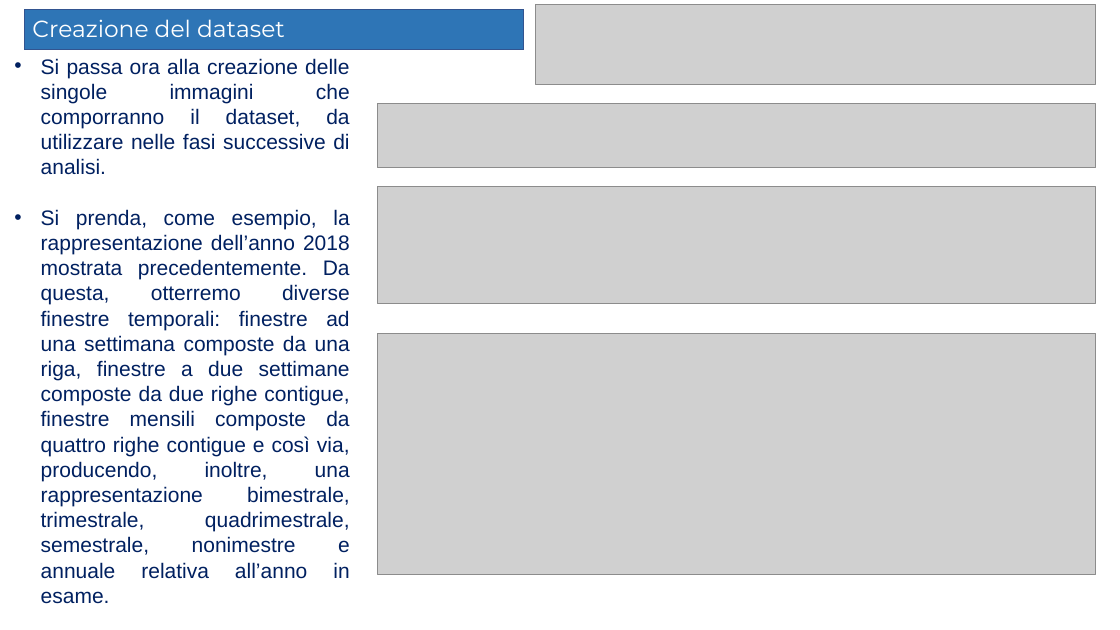
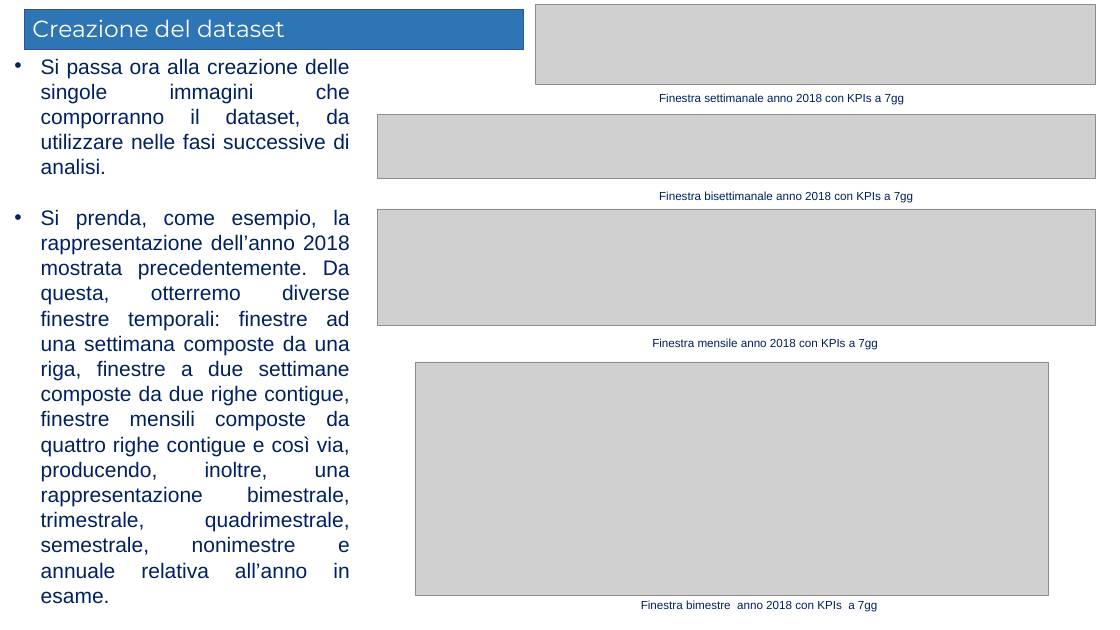
Before and after one commit to Elmaravilla7/Tesi, a slide deck: slide 25 of Presentazione204898.pptx. Drawn at 1120x630 pixels with LibreOffice and Linux fonts; fonts in the diff are those of the drawing; grey boxes stand for pictures; background and template pictures are left out. Boxes give left, top, right and bottom in pixels: in the first picture for what was removed or moved away, otherwise in the second. Text is boxed around its words. In the diff, an @@ line names an element or a change of style, - is before the commit and + after.

```diff
--- a/Presentazione204898.pptx
+++ b/Presentazione204898.pptx
@@ picture: place and size @@
-picture at <box>378,103,1096,167</box>
+picture at <box>378,115,1096,179</box>
@@ text added at <box>659,93,904,105</box>, 10 pt, text #002060 @@
+  Finestra settimanale anno 2018 con KPIs a 7gg
@@ picture: place and size @@
-picture at <box>378,187,1096,304</box>
+picture at <box>378,209,1096,326</box>
@@ text added at <box>659,191,913,203</box>, 10 pt, text #002060 @@
+  Finestra bisettimanale anno 2018 con KPIs a 7gg
@@ text added at <box>652,338,877,350</box>, 10 pt, text #002060 @@
+  Finestra mensile anno 2018 con KPIs a 7gg
@@ picture: place and size @@
-picture at <box>378,334,1096,575</box>
+picture at <box>415,362,1048,596</box>
@@ text added at <box>641,600,877,612</box>, 10 pt, text #002060 @@
+  Finestra bimestre anno 2018 con KPIs a 7gg
```
Also in this commit, not shown: 11 other slides changed.
